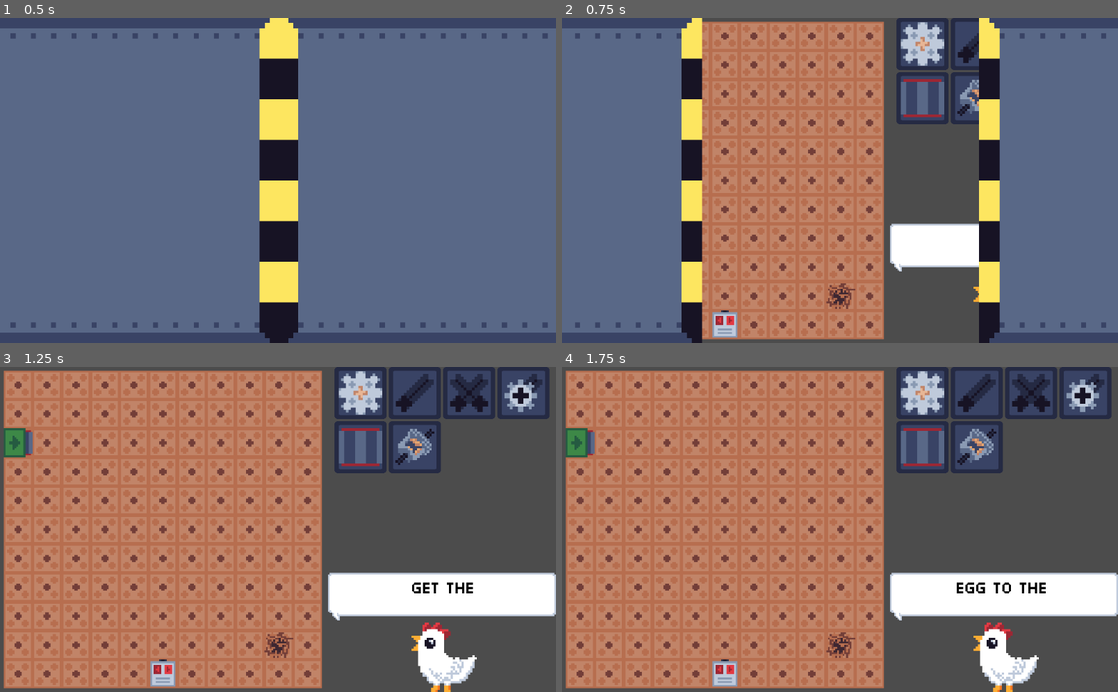
Above: before the commit, frames 1-4 (two rows, left to right).
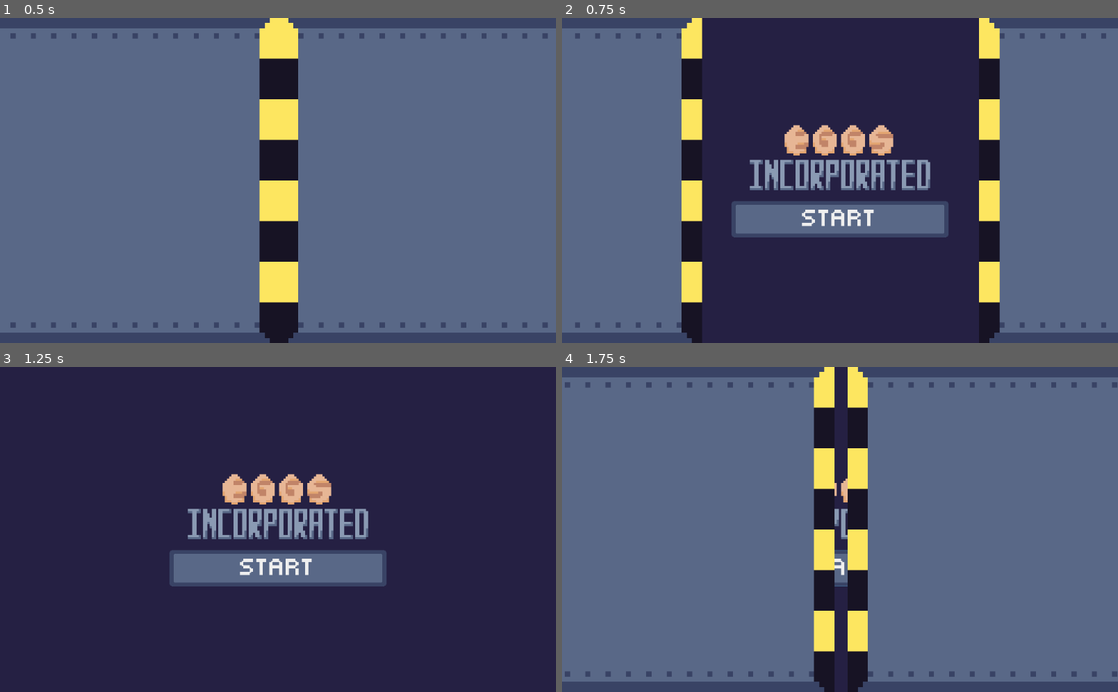
Above: after the commit, the same moments.

Repository: NoNotCar/SGJW-NestMaking
Game: Godot game, scene res://gui/title/Title.tscn
Two runs of this game, one before a commit and one after it. Both use one fixed random seed, a clock stepped at 60 frames per second and the inputs below. Before the commit the project starts from res://Editor.tscn.
Inputs (mouse positions are in pixels of both pictures, inside the frame that each line leads up to; where the layout moved, square brackets give the same spot in the first picture):
- Up to frame 1 (0.5 s): no input
- Up to frame 2 (0.75 s): click (840, 219) [923, 44] at 0.5 s
- Up to frame 3 (1.25 s): no input
- Up to frame 4 (1.75 s): click (840, 568) [979, 393] at 1.25 s

Frame 1 is identical in both runs. In frame 2, 48% of the frame differs, in the area x 25-75%, y 0-100%; in frame 3, 96%; in frame 4, 99%, in the area x 0-100%, y 0-100%.

Commit message:
title screen

Diff:
--- a/gui/Chatbox.gd
+++ b/gui/Chatbox.gd
@@ -12,11 +12,15 @@
 
 
 func add_text(text:String):
+	text_cache.clear()
 	$Label.text=""
 	for c in text:
 		text_cache.append(c)
 
 
 func _on_Timer_timeout():
-	if text_cache:
-		$Label.text+=text_cache.pop_front()
+	while text_cache:
+		var c=text_cache.pop_front()
+		$Label.text+=c
+		if c!=" ":
+			break
--- /dev/null
+++ b/gui/MediumText.tres
@@ -0,0 +1,8 @@
+[gd_resource type="DynamicFont" load_steps=2 format=2]
+
+[ext_resource path="res://gui/cool.ttf" type="DynamicFontData" id=1]
+
+[resource]
+size = 48
+extra_spacing_top = -16
+font_data = ExtResource( 1 )
--- a/gui/blastdoor/BlastDoors.gd
+++ b/gui/blastdoor/BlastDoors.gd
@@ -3,7 +3,7 @@
 
 var open:=false
 signal opened
-
+var override_scene=""
 
 # Called when the node enters the scene tree for the first time.
 func _ready():
@@ -13,7 +13,8 @@
 # Called every frame. 'delta' is the elapsed time since the previous frame.
 #func _process(delta):
 #	pass
-func close():
+func close(next_scene=""):
+	override_scene=next_scene
 	if open:
 		$AnimationPlayer.play_backwards("Open")
 
@@ -21,7 +22,10 @@
 	open=not open
 	if not open:
 		$Timer.start()
-		get_tree().reload_current_scene()
+		if override_scene:
+			get_tree().change_scene(override_scene)
+		else:
+			get_tree().reload_current_scene()
 	else:
 		emit_signal("opened")
 
--- a/gui/button/button.tres
+++ b/gui/button/button.tres
@@ -5,7 +5,7 @@
 [resource]
 texture = ExtResource( 1 )
 region_rect = Rect2( 0, 0, 64, 64 )
-margin_left = 8.0
-margin_right = 8.0
-margin_top = 8.0
-margin_bottom = 8.0
+margin_left = 9.50247
+margin_right = 9.48804
+margin_top = 8.5411
+margin_bottom = 8.64392
--- a/gui/button/buttondark.tres
+++ b/gui/button/buttondark.tres
@@ -5,7 +5,7 @@
 [resource]
 texture = ExtResource( 1 )
 region_rect = Rect2( 0, 0, 64, 64 )
-margin_left = 8.0
-margin_right = 8.0
-margin_top = 8.0
-margin_bottom = 8.0
+margin_left = 9.41363
+margin_right = 9.48804
+margin_top = 8.55463
+margin_bottom = 8.25702
--- a/gui/button/buttonlight.tres
+++ b/gui/button/buttonlight.tres
@@ -5,7 +5,7 @@
 [resource]
 texture = ExtResource( 1 )
 region_rect = Rect2( 0, 0, 64, 64 )
-margin_left = 8.0
-margin_right = 8.0
-margin_top = 8.0
-margin_bottom = 8.0
+margin_left = 9.15661
+margin_right = 9.54215
+margin_top = 8.12851
+margin_bottom = 8.38554
--- a/gui/placer/Placer.gd
+++ b/gui/placer/Placer.gd
@@ -73,7 +73,7 @@
 				"bevel":
 					smart_place(bevel,fpos)
 				"belt":
-					smart_place(belt,fpos)
+					smart_place(belt,fpos,1)
 	else:
 		if placing in simpledict:
 			var d=0.0
@@ -102,14 +102,14 @@
 					$PlaceSound.play()
 					for p in lib.iterrow(fpos,ipos):
 						spawndict[p]=new
-func smart_place(thing:PackedScene,pos:Vector2):
+func smart_place(thing:PackedScene,pos:Vector2,ex_r=0):
 	for b in registry.find("blocked",pos):
 		return
 	if abs(tpos.x)>get_parent().size.x or abs(pos.y)>get_parent().size.y:
 		return
 	var new = thing.instance()
 	new.position=pos*16
-	new.rotation=r%4*TAU/4
+	new.rotation=(r+ex_r)%4*TAU/4
 	get_parent().add_child(new)
 	spawndict[pos]=new
 	$PlaceSound.play()
--- /dev/null
+++ b/gui/title/StartButton.gd
@@ -0,0 +1,20 @@
+extends Button
+
+
+# Declare member variables here. Examples:
+# var a = 2
+# var b = "text"
+
+
+# Called when the node enters the scene tree for the first time.
+func _ready():
+	pass # Replace with function body.
+
+
+# Called every frame. 'delta' is the elapsed time since the previous frame.
+#func _process(delta):
+#	pass
+
+
+func _on_pressed():
+	BlastDoors.close("res://Editor.tscn")
--- /dev/null
+++ b/gui/title/Title.tscn
@@ -0,0 +1,49 @@
+[gd_scene load_steps=7 format=2]
+
+[ext_resource path="res://gui/button/button.tres" type="StyleBox" id=1]
+[ext_resource path="res://gui/MediumText.tres" type="DynamicFont" id=2]
+[ext_resource path="res://gui/title/title.png" type="Texture" id=3]
+[ext_resource path="res://gui/title/StartButton.gd" type="Script" id=4]
+[ext_resource path="res://gui/button/buttondark.tres" type="StyleBox" id=5]
+[ext_resource path="res://gui/button/buttonlight.tres" type="StyleBox" id=6]
+
+[node name="Title" type="Control"]
+anchor_right = 1.0
+anchor_bottom = 1.0
+__meta__ = {
+"_edit_use_anchors_": false
+}
+
+[node name="CenterContainer" type="CenterContainer" parent="."]
+anchor_right = 1.0
+anchor_bottom = 1.0
+__meta__ = {
+"_edit_use_anchors_": false
+}
+
+[node name="VBoxContainer" type="VBoxContainer" parent="CenterContainer"]
+margin_left = 312.0
+margin_top = 194.0
+margin_right = 712.0
+margin_bottom = 405.0
+custom_constants/separation = 16
+
+[node name="TextureRect" type="TextureRect" parent="CenterContainer/VBoxContainer"]
+margin_right = 400.0
+margin_bottom = 128.0
+rect_min_size = Vector2( 400, 128 )
+texture = ExtResource( 3 )
+expand = true
+stretch_mode = 6
+
+[node name="StartButton" type="Button" parent="CenterContainer/VBoxContainer"]
+margin_top = 144.0
+margin_right = 400.0
+margin_bottom = 211.185
+custom_styles/hover = ExtResource( 6 )
+custom_styles/pressed = ExtResource( 5 )
+custom_styles/normal = ExtResource( 1 )
+custom_fonts/font = ExtResource( 2 )
+text = "START"
+script = ExtResource( 4 )
+[connection signal="pressed" from="CenterContainer/VBoxContainer/StartButton" to="CenterContainer/VBoxContainer/StartButton" method="_on_pressed"]
--- a/project.godot
+++ b/project.godot
@@ -16,7 +16,7 @@
 [application]
 
 config/name="SJGW-NestMaking"
-run/main_scene="res://Editor.tscn"
+run/main_scene="res://gui/title/Title.tscn"
 config/icon="res://icon.png"
 
 [autoload]
@@ -76,4 +76,5 @@
 
 [rendering]
 
+environment/default_clear_color=Color( 0.14902, 0.129412, 0.266667, 1 )
 environment/default_environment="res://default_env.tres"
Binary file added: gui/title.aseprite
Binary file added: gui/title/title.aseprite
Binary file added: gui/title/title.png
Not shown, added: gui/title/title.png.import
